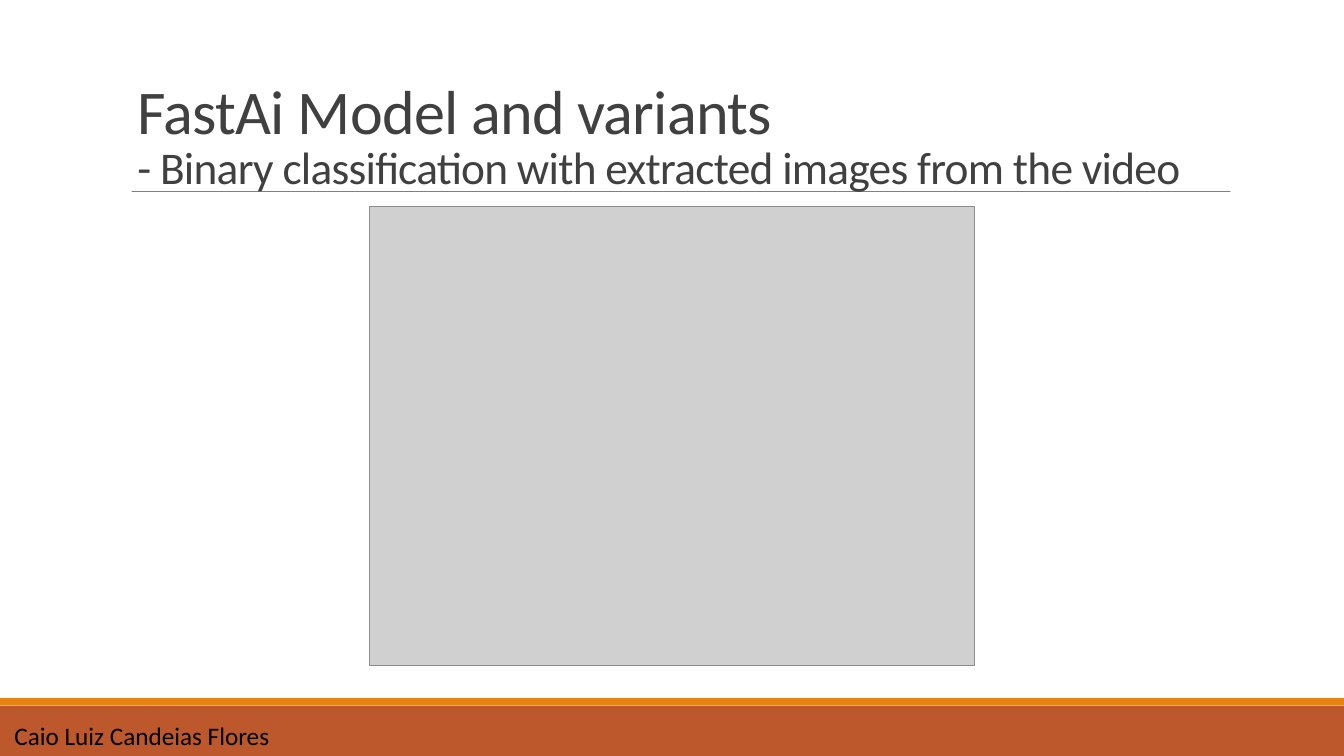
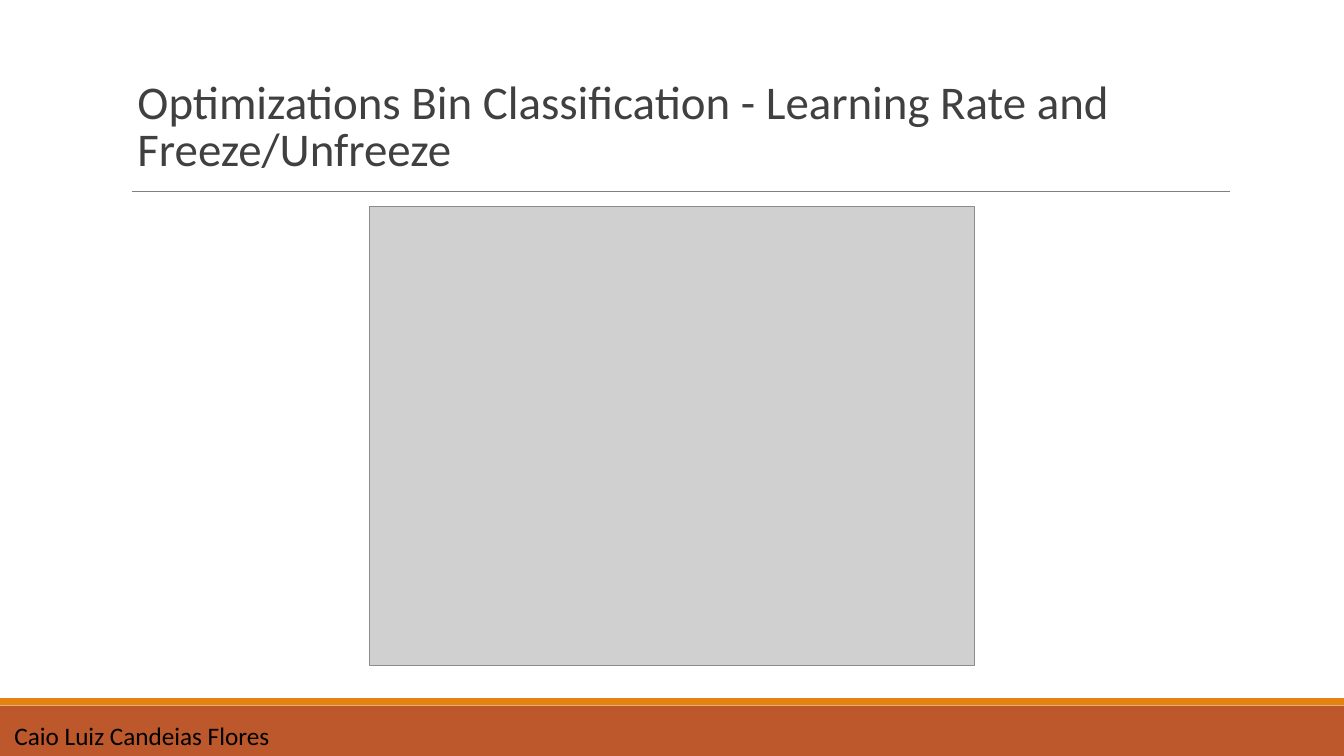
Before and after one commit to yoonsukwkd96/Autonomous_Systems_B_Lab_Group_A, a slide deck: slide 17 of final_presentation_groupA.pptx (slide 19 before the commit). Drawn at 1344x756 pixels with LibreOffice and Linux fonts; fonts in the diff are those of the drawing; grey boxes stand for pictures. Boxes give left, top, right and bottom in pixels: in the first picture for what was removed or moved away, otherwise in the second. Text is boxed around its words. In the diff, an @@ line names an element or a change of style, - is before the commit and + after.

```diff
--- a/final_presentation_groupA.pptx
+++ b/final_presentation_groupA.pptx
@@ text added at <box>137,86,1109,168</box>, 33.5 pt, text #404040 @@
+Optimizations Bin Classification - Learning Rate and Freeze/Unfreeze
@@ text removed at <box>137,91,1180,192</box> @@
-FastAi Model and variants
-- Binary classification with extracted images from the video
@@ line (132, 192) - (1231, 192): stroke #808080 0.5 pt to #7F7F7F 0.75 pt @@
```
Also in this commit, not shown: 12 other slides changed, 7 slides added, 11 slides removed, 2 other files.
